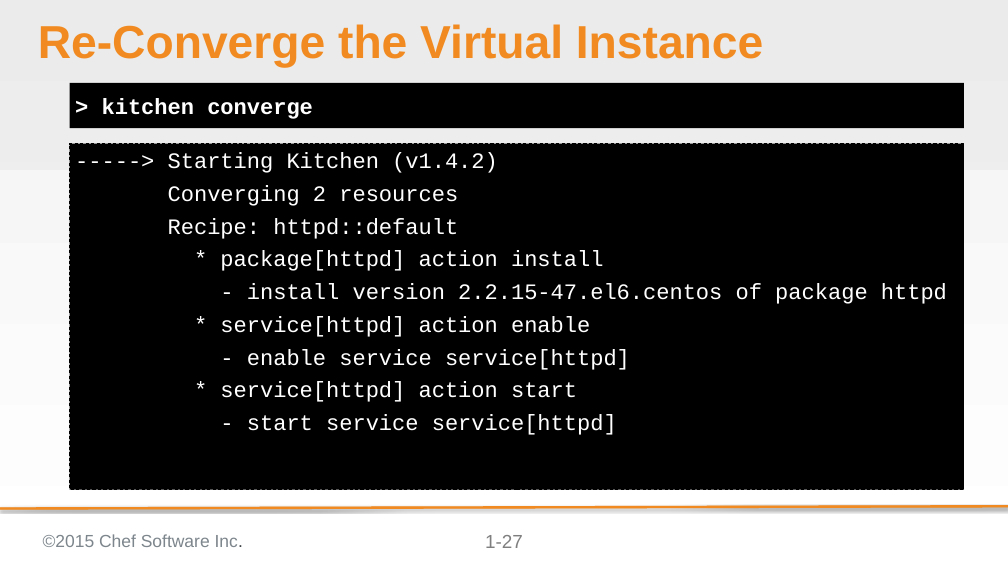
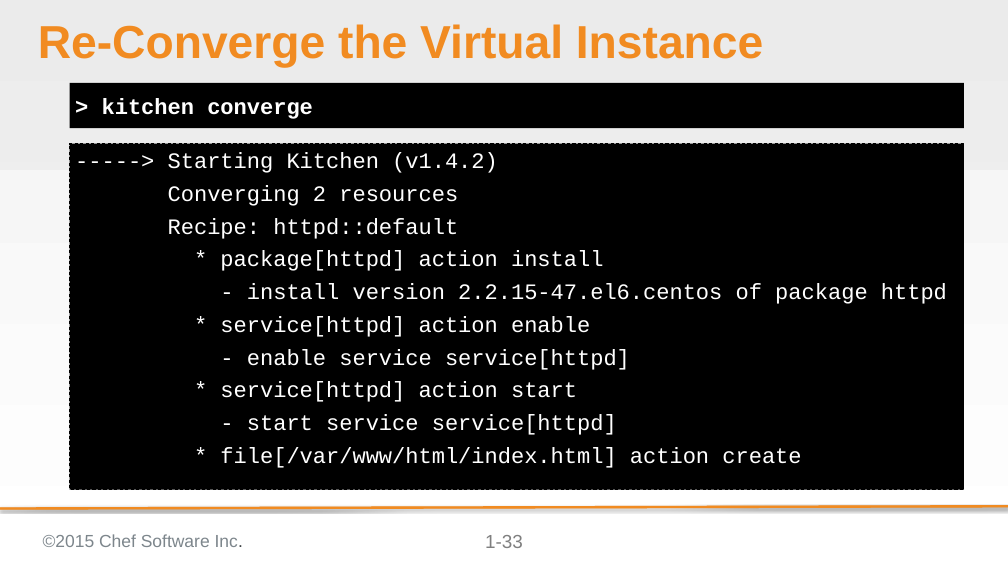
Before and after one commit to chef-training/test_driven_cookbook_development, a slide deck: slide 33 of 03-writing_a_test_first.pptx (slide 27 before the commit). Drawn at 1008x567 pixels with LibreOffice and Linux fonts; fonts in the diff are those of the drawing; background and template pictures are left out. Boxes give left, top, right and bottom in pixels: in the first picture for what was removed or moved away, otherwise in the second. Text is boxed around its words. In the diff, an @@ line names an element or a change of style, - is before the commit and + after.

```diff
--- a/03-writing_a_test_first.pptx
+++ b/03-writing_a_test_first.pptx
@@ text at (220, 447, 801, 468): paragraph added @@
+* file[/var/www/html/index.html] action create
@@ page number at (485, 535, 523, 548): text changed @@
-1-27
+1-33
```
Also in this commit, not shown: 6 other slides changed, 8 slides added, 6 slides removed.
